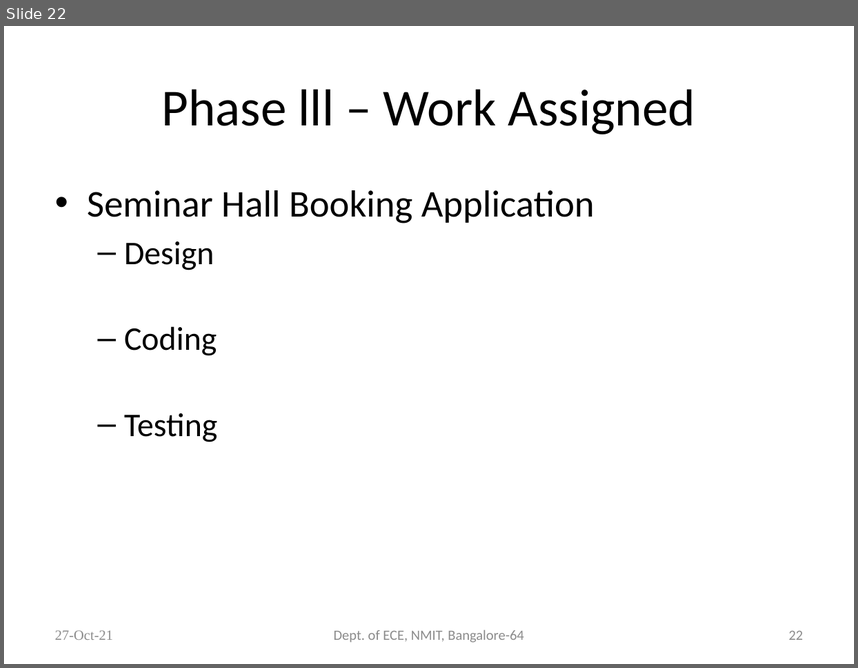
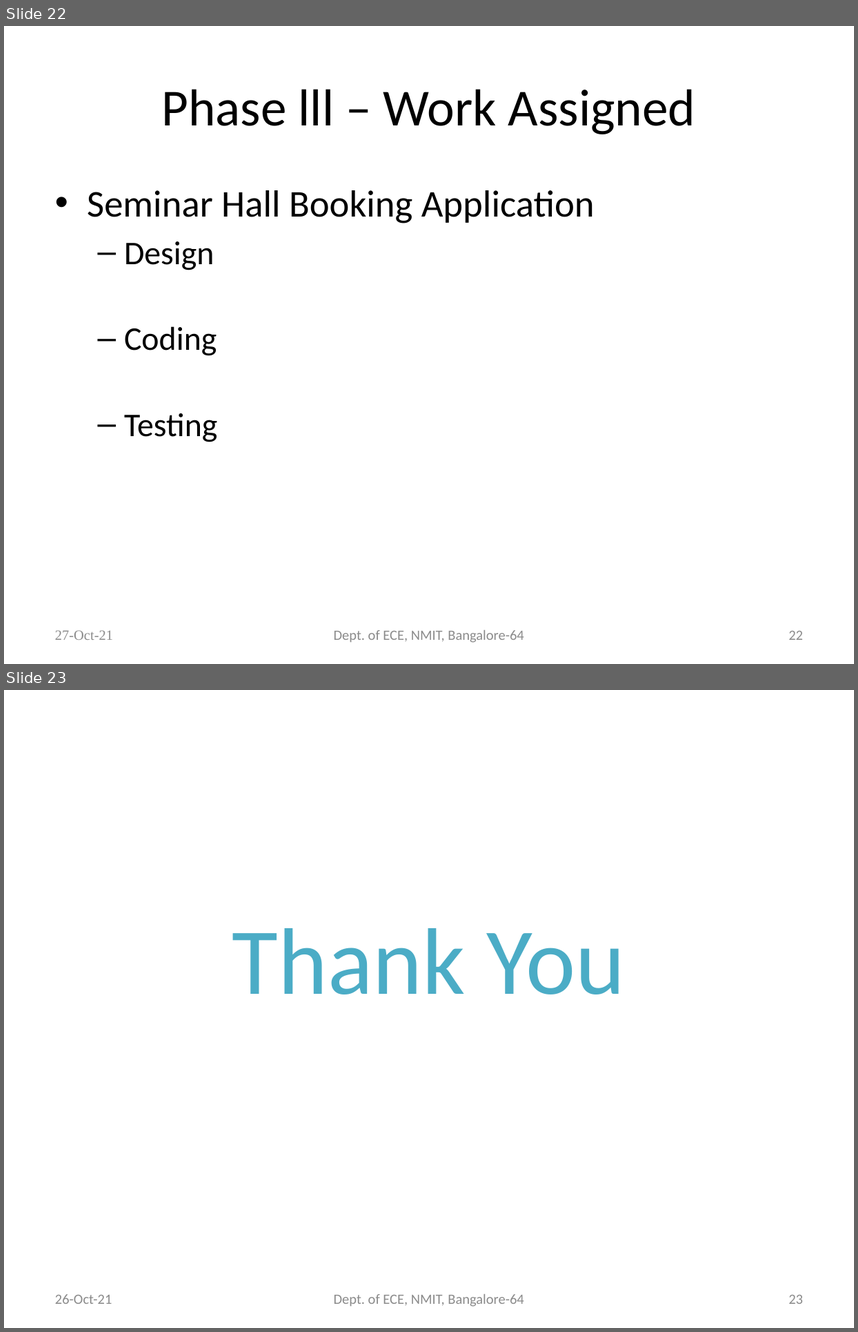
Before and after one commit to Shivakumarbharath/Dual-Stack-Host, a slide deck: Official Documents/Project Batch 16 phase 2.pptx. Shown one above the other, each under a label of ours: slide 22 before the commit, slides 22 and 23 after it. The pictures are 858x668 and 858x1332 pixels, drawn with LibreOffice and Linux fonts; fonts in the diff are those of the drawing. Boxes give left, top, right and bottom in pixels: in the first picture for what was removed or moved away, otherwise in the second. Text is boxed around its words. In the diff, an @@ line names an element or a change of style, - is before the commit and + after.

```diff
--- a/Official Documents/Project Batch 16 phase 2.pptx
+++ b/Official Documents/Project Batch 16 phase 2.pptx
@@ slide 23 added at bbox=[4, 690, 854, 1328], background #FFFFFF @@
@@ text added at bbox=[232, 928, 626, 994], 80 pt, text gradient #215968 to #4BACC6 to #93CDDD @@
+Thank You
@@ text added at bbox=[55, 1294, 112, 1303], 12 pt, text #8C8C8C @@
+26-Oct-21
@@ text added at bbox=[334, 1294, 524, 1306], 12 pt, text #8C8C8C @@
+Dept. of ECE, NMIT, Bangalore-64
@@ page number added at bbox=[789, 1294, 803, 1303], 12 pt, text #8C8C8C @@
+23
```
Also in this commit, not shown: 1 slide changed.
